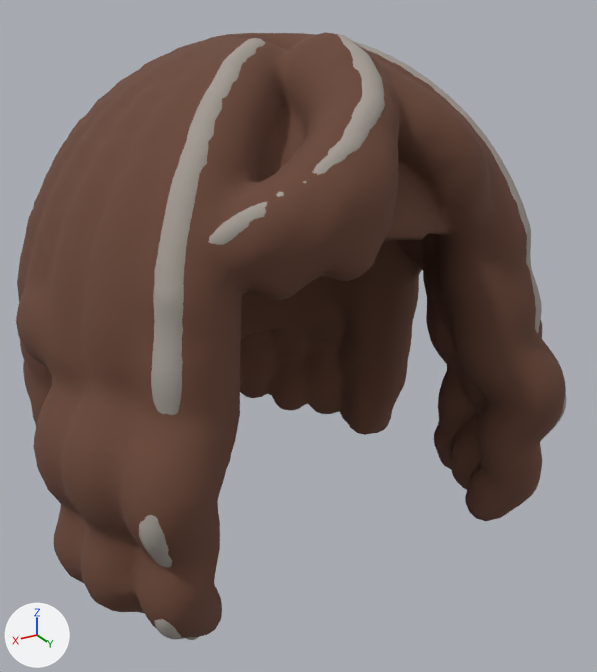
What one commit did to the glTF model characters/parts/hair_bob_f/art/hair_bob_f.glb.
One viewpoint serves both versions: a camera (50 mm lens) standing at (0.383, 0.648, 1.902) and looking at (-0.022, -0.027, 1.565). The axes (+X, +Y, +Z) are drawn at lower left. The lights are the same throughout. The first picture is the older version. Where no turn or scale is listed for an object, it has been applied to the vertices.

The first picture shows 'Acc_hair_bob_HairBob', 'Acc_hair_bob_HairBobGrey'.
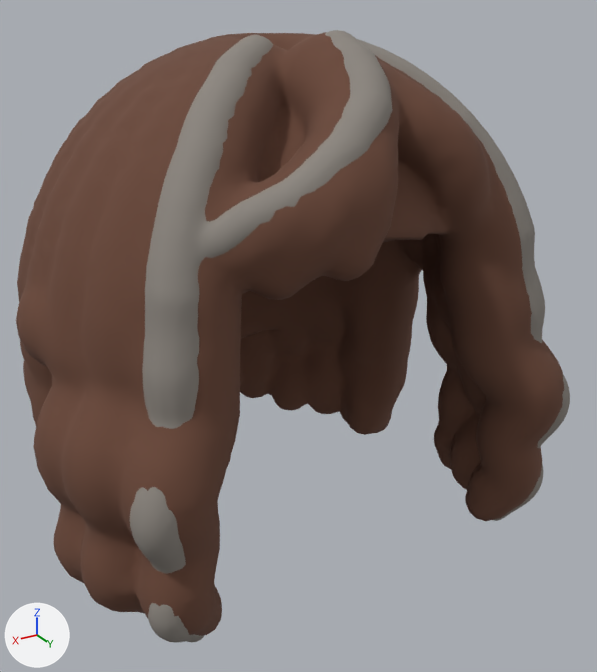
Patch to the scene script:
```diff
--- a/characters/parts/hair_bob_f/art/hair_bob_f.glb.py
+++ b/characters/parts/hair_bob_f/art/hair_bob_f.glb.py
@@ mat_ck2_hairgrey @@
 mat_ck2_hairgrey = principled_material('CK2_HairGrey')
-mat_ck2_hairgrey.base_color = (0.366, 0.332, 0.296)  # grey #a39c94
+mat_ck2_hairgrey.base_color = (0.262, 0.238, 0.212)  # grey #8c867f
 mat_ck2_hairgrey.roughness = 0.92
@@ me_hairbobgrey @@
 # used by ob_acc_hair_bob_hairbobgrey; location = (0.0, -0.036, 1.386)
-me_hairbobgrey.from_pydata(...)  # 20216 vertices, 40400 faces; spans x -0.224..0.223, y -0.265..0.2, z -0.011..0.476
+me_hairbobgrey.from_pydata(...)  # 27814 vertices, 55600 faces; spans x -0.227..0.227, y -0.264..0.204, z -0.013..0.479
+# me_hairbobgrey part 1: the loose piece of 11834 vertices spanning x -0.041..0.223, y 0.02..0.199, z -0.01..0.476 is rebuilt with 27332 vertices and now spans x -0.227..0.227, y 0.014..0.204, z -0.013..0.479
+# me_hairbobgrey part 2: the loose piece of 7900 vertices spanning x -0.224..-0.024, y 0.02..0.2, z -0.011..0.472 is deleted
+# other edits to the shape of me_hairbobgrey do not show in these pictures
 me_hairbobgrey.materials.append(mat_ck2_hairgrey)
```

Where the change shows, as pixel boxes [x1, y1, x2, y2] in the pictures (597 x 672 px):
'Acc_hair_bob_HairBobGrey', recoloured, reshaped
    before: [139, 34, 566, 640]
    after: [130, 30, 570, 643]
part 1 of me_hairbobgrey, rebuilt (79% wider)
    before: [139, 34, 385, 640]
    after: [130, 30, 570, 643]
part 2 of me_hairbobgrey, deleted (mostly hidden)
    before: [353, 41, 566, 502]
